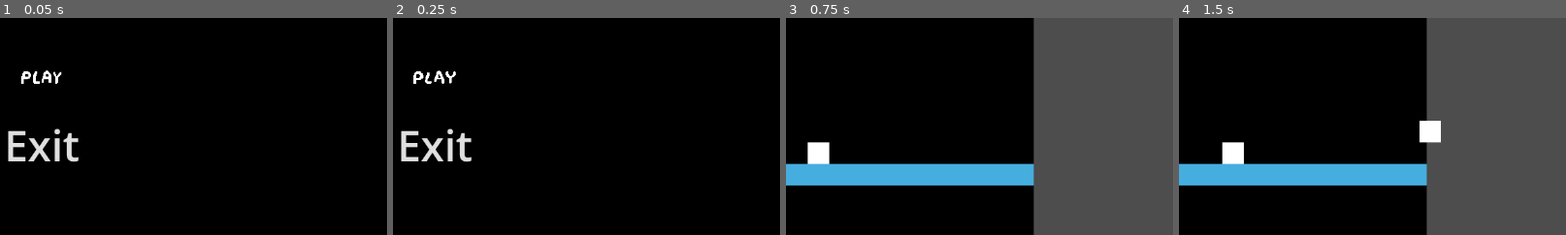
Above: before the commit, frames 1-4 (left to right).
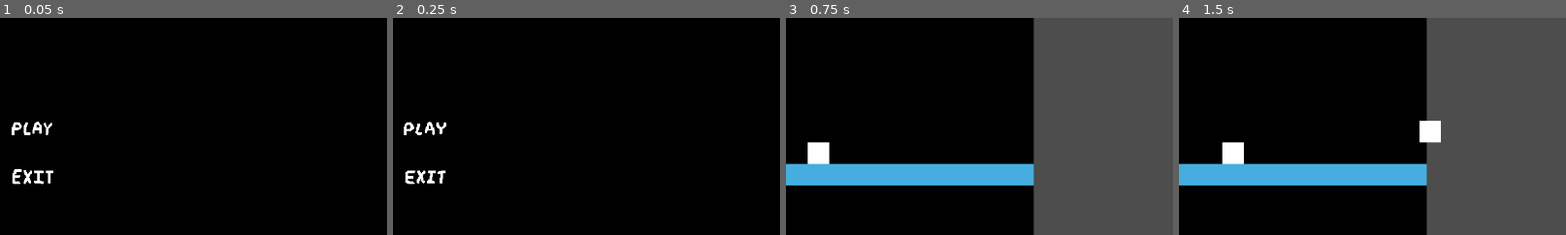
Above: after the commit, the same moments.

Repository: ChrisCee2/20gc3frogger
Game: Godot game, scene res://ui/main_menu.tscn
Same seed, same stepped clock (60 frames per second), same inputs: the game is played once before the commit and once after it.
Inputs (mouse positions are % of the whole screen's width and height, from its top left; square brackets give the same spot before the commit, where the layout moved):
- Up to frame 1 (0.05 s): no input
- Up to frame 2 (0.25 s): no input
- Up to frame 3 (0.75 s): click (50, 44) [51, 33] at 0.5 s
- Up to frame 4 (1.5 s): tap Enter at 1.25 s; move the mouse to (72, 45) at 1.27 s; hold D (right) from 1.28 s (still down)
The pictures show only the part of the screen within x 46-96%, y 19-69%; the shares and areas given below are measured in that part.

The runs differ from the first frame. In frame 1, 2.3% of the frame differs, in the area x 2-21%, y 24-77%; in frame 2, 2.3%; in frame 3, nothing differs; in frame 4, nothing differs.

Commit message:
GC3-14: Added exit button art

Diff:
--- a/ui/main_menu.gd
+++ b/ui/main_menu.gd
@@ -3,13 +3,10 @@
 @onready var play_button: BaseButton = $GridContainer/PlayButton
 @onready var exit_button: BaseButton = $GridContainer/ExitButton
 
-@onready var play_button_ap: AnimationPlayer = $GridContainer/PlayButton/AnimationPlayer
-
 #var select_sfx: AudioStream = preload("res://Assets/SFX/MainSelectSFX.wav")
 #var hover_sfx: AudioStream = preload("res://Assets/SFX/MainHoverSFX.wav")
 
 func _ready() -> void:
-	play_button_ap.play("idle")
 	play_button.pressed.connect(start_game)
 	play_button.mouse_entered.connect(_on_enter)
 
--- a/ui/main_menu.tscn
+++ b/ui/main_menu.tscn
@@ -1,8 +1,9 @@
-[gd_scene load_steps=11 format=3 uid="uid://c35hauik4nvs6"]
+[gd_scene load_steps=12 format=3 uid="uid://c35hauik4nvs6"]
 
 [ext_resource type="Script" uid="uid://c6no1pcq8lf0c" path="res://ui/main_menu.gd" id="1_t7e0r"]
 [ext_resource type="Texture2D" uid="uid://cd4jdrtuc2vk5" path="res://sprites/sprite_sheets/play_button.png" id="2_0dkrt"]
 [ext_resource type="PackedScene" uid="uid://0vgeujdmi23w" path="res://ui/animated_button.tscn" id="2_wk0pr"]
+[ext_resource type="Texture2D" uid="uid://ddbi5msjrcwef" path="res://sprites/sprite_sheets/exit_button.png" id="4_rmr83"]
 
 [sub_resource type="AtlasTexture" id="AtlasTexture_wk0pr"]
 atlas = ExtResource("2_0dkrt")
@@ -75,9 +76,13 @@
 &"normal": SubResource("Animation_ei257")
 }
 
-[sub_resource type="StyleBoxEmpty" id="StyleBoxEmpty_p3jrs"]
+[sub_resource type="AtlasTexture" id="AtlasTexture_8uxxo"]
+atlas = ExtResource("4_rmr83")
+region = Rect2(0, 0, 64, 32)
 
-[sub_resource type="StyleBoxEmpty" id="StyleBoxEmpty_at0u2"]
+[sub_resource type="AtlasTexture" id="AtlasTexture_ei257"]
+atlas = ExtResource("4_rmr83")
+region = Rect2(0, 0, 64, 32)
 
 [node name="MainMenu" type="Control"]
 texture_filter = 1
@@ -112,9 +117,18 @@
 
 [node name="GridContainer" type="GridContainer" parent="."]
 texture_filter = 1
-layout_mode = 0
-offset_right = 284.0
-offset_bottom = 154.0
+layout_mode = 1
+anchors_preset = 8
+anchor_left = 0.5
+anchor_top = 0.5
+anchor_right = 0.5
+anchor_bottom = 0.5
+offset_left = -32.0
+offset_top = -52.0
+offset_right = 32.0
+offset_bottom = 52.0
+grow_horizontal = 2
+grow_vertical = 2
 theme_override_constants/v_separation = 40
 
 [node name="PlayButton" parent="GridContainer" node_paths=PackedStringArray("animation_player") instance=ExtResource("2_wk0pr")]
@@ -128,21 +142,13 @@
 &"": SubResource("AnimationLibrary_ei257")
 }
 
-[node name="ExitButton" type="Button" parent="GridContainer"]
-texture_filter = 1
+[node name="ExitButton" parent="GridContainer" node_paths=PackedStringArray("animation_player") instance=ExtResource("2_wk0pr")]
 layout_mode = 2
-size_flags_horizontal = 6
-size_flags_vertical = 4
-theme_override_font_sizes/font_size = 63
-theme_override_styles/focus = SubResource("StyleBoxEmpty_p3jrs")
-theme_override_styles/disabled_mirrored = SubResource("StyleBoxEmpty_p3jrs")
-theme_override_styles/disabled = SubResource("StyleBoxEmpty_p3jrs")
-theme_override_styles/hover_pressed_mirrored = SubResource("StyleBoxEmpty_p3jrs")
-theme_override_styles/hover_pressed = SubResource("StyleBoxEmpty_p3jrs")
-theme_override_styles/hover_mirrored = SubResource("StyleBoxEmpty_at0u2")
-theme_override_styles/hover = SubResource("StyleBoxEmpty_p3jrs")
-theme_override_styles/pressed_mirrored = SubResource("StyleBoxEmpty_p3jrs")
-theme_override_styles/pressed = SubResource("StyleBoxEmpty_p3jrs")
-theme_override_styles/normal_mirrored = SubResource("StyleBoxEmpty_p3jrs")
-theme_override_styles/normal = SubResource("StyleBoxEmpty_p3jrs")
-text = "Exit"
+texture_normal = SubResource("AtlasTexture_8uxxo")
+texture_hover = SubResource("AtlasTexture_ei257")
+animation_player = NodePath("AnimationPlayer")
+
+[node name="AnimationPlayer" type="AnimationPlayer" parent="GridContainer/ExitButton"]
+libraries = {
+&"": SubResource("AnimationLibrary_ei257")
+}
Binary file added: sprites/aseprite/exit_button.aseprite
Binary file added: sprites/sprite_sheets/exit_button.png
Not shown, added: sprites/sprite_sheets/exit_button.png.import
